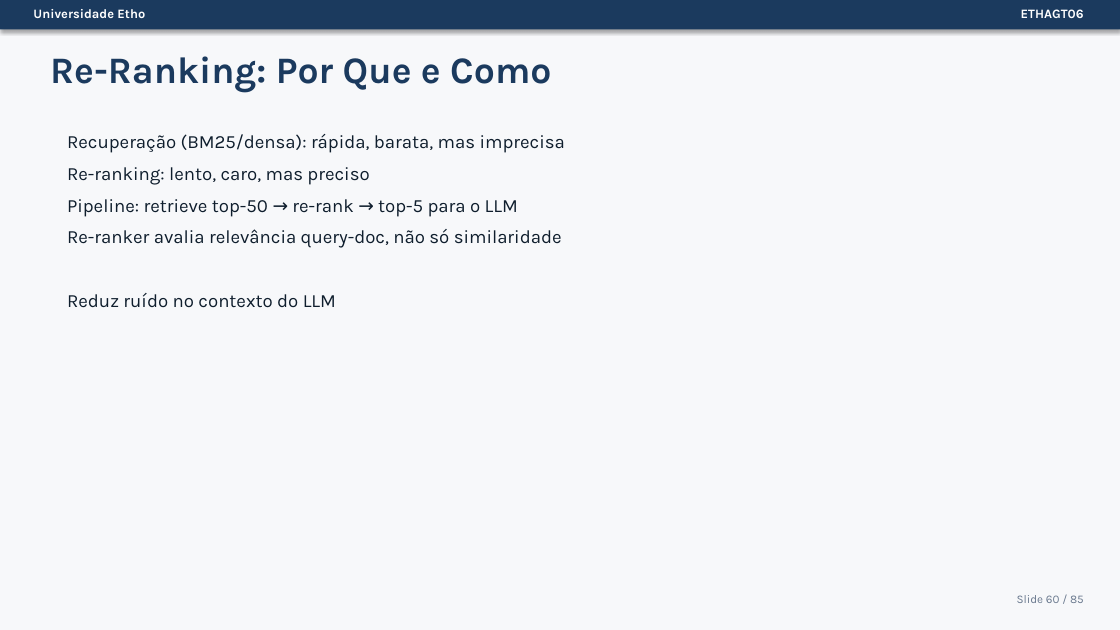
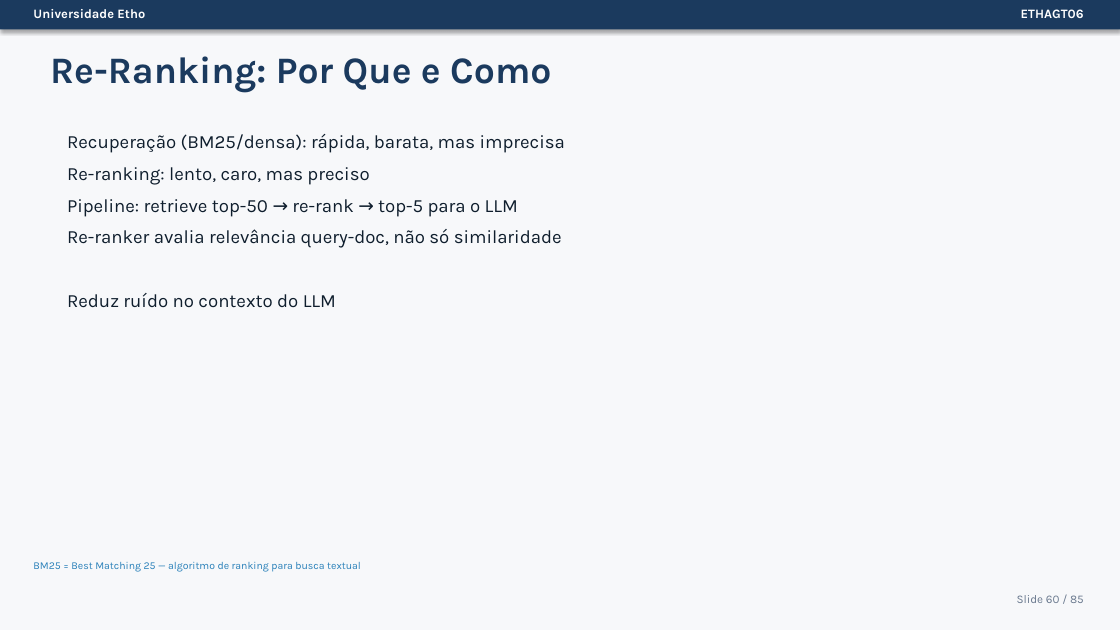
Before and after one commit to Etho-University/especializacao-programacao-agentica, a slide deck: slide 60 of 03-Slides/ETHAGT06/ETHAGT06-RAG-Agentico.pptx. Drawn at 1120x630 pixels with LibreOffice and Linux fonts; fonts in the diff are those of the drawing. Boxes give left, top, right and bottom in pixels: in the first picture for what was removed or moved away, otherwise in the second. Text is boxed around its words. In the diff, an @@ line names an element or a change of style, - is before the commit and + after.

```diff
--- a/03-Slides/ETHAGT06/ETHAGT06-RAG-Agentico.pptx
+++ b/03-Slides/ETHAGT06/ETHAGT06-RAG-Agentico.pptx
@@ text added at (33, 562, 361, 572), 9 pt, text #2980B9 @@
+BM25 = Best Matching 25 — algoritmo de ranking para busca textual
```
Also in this commit, not shown: 4 other slides changed, 1 other file.
